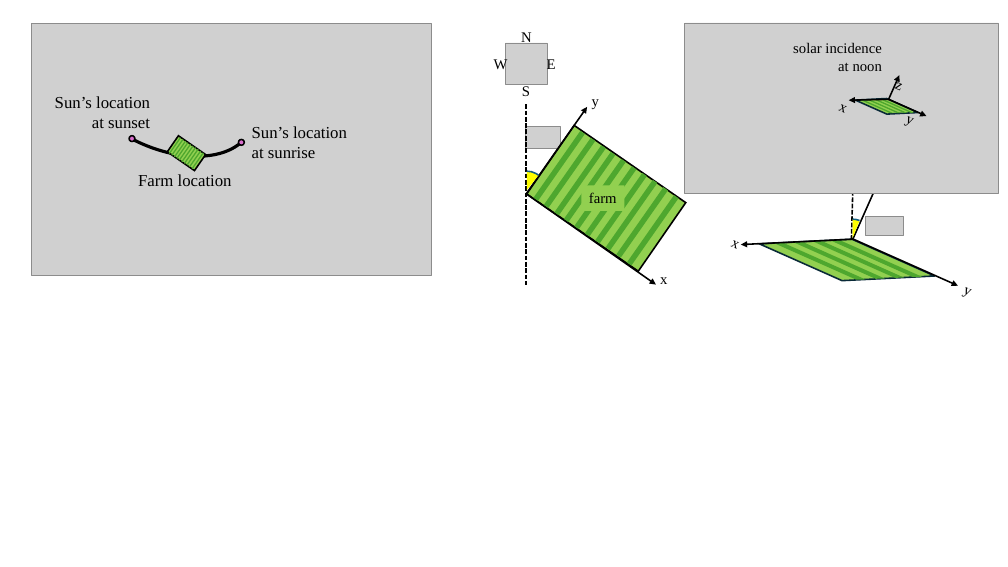
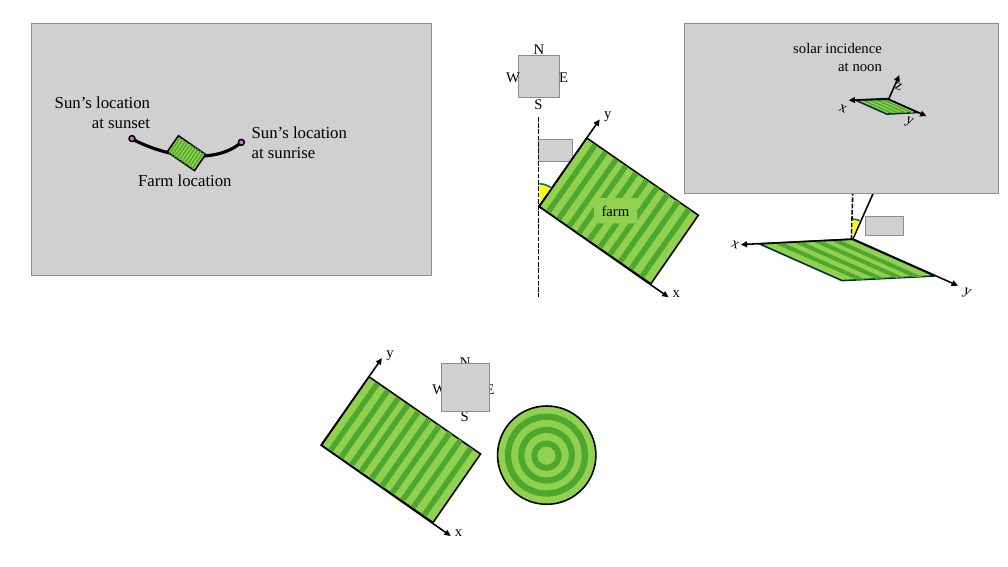
Before and after one commit to carlacupcake/smartfarm, a slide deck: slide 2 of paper/figures/smartfarm-paper-visuals.pptx. Drawn at 1008x567 pixels with LibreOffice and Linux fonts; fonts in the diff are those of the drawing; grey boxes stand for pictures. Boxes give left, top, right and bottom in pixels: in the first picture for what was removed or moved away, otherwise in the second. Text is boxed around its words. In the diff, an @@ line names an element or a change of style, - is before the commit and + after.

```diff
--- a/paper/figures/smartfarm-paper-visuals.pptx
+++ b/paper/figures/smartfarm-paper-visuals.pptx
@@ picture removed at (506,43,547,85) @@
@@ text "N": place and size @@
-text "N" at (521,32,532,44)
+text "N" at (534,43,545,56)
@@ text "S": place and size @@
-text "S" at (522,86,530,96)
+text "S" at (534,97,542,109)
@@ line moved from (526, 104) - (526, 284) to (538, 117) - (538, 297) @@
@@ group added at (518,55,699,297): 11 rectangles, 2 pictures, 2 arrows, 2 texts @@
+x
+y
@@ picture removed at (526,127,560,149) @@
@@ 2 texts, 1 arc (boxed as its full ellipse): place and size @@
-2 texts, 1 arc (boxed as its full ellipse) at (494,58,556,209)
+2 texts, 1 arc (boxed as its full ellipse) at (506,70,568,222)
@@ rectangle "farm": place and size @@
-rectangle "farm" at (582,185,625,211)
+rectangle "farm" at (594,198,637,224)
@@ 11 rectangles, 2 texts, 2 arrows: place and size @@
-11 rectangles, 2 texts, 2 arrows at (526,99,686,284)
+11 rectangles, 2 texts, 2 arrows at (321,350,481,536)
@@ group added at (432,355,494,421): 4 texts, 1 picture @@
+N
+E
+S
+W
@@ group added at (498,406,596,504): 3 donuts, 1 ellipse @@
```
Also in this commit, not shown: 1 other slide changed, 8 other files.
